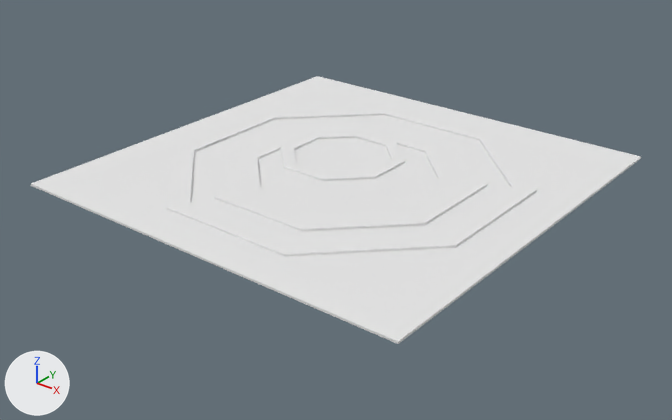
The OBJ model The_Dune_Project/Assets/Models/env/Modular Temple/Prop_Rug_Eclipse.obj, before and after one commit.
Rendered twice from a camera (50 mm lens) standing at (1.215, -1.555, 0.857) and looking at (0.007, -0.046, -0.078). Every picture has the same lights, and +X, +Y and +Z are marked at lower left. Where no turn or scale is listed for an object, it has been applied to the vertices.

The older version as bpy lines, for what is in view:
```python
mat_blue_fabric_1 = principled_material('Blue_Fabric_1')
mat_blue_fabric_1.base_color = (0.8, 0.8, 0.8)  # white #e7e7e7
mat_blue_fabric_1.roughness = 1.0
me_object1 = bpy.data.meshes.new('object1')
me_object1.from_pydata(...)  # 114 vertices, 224 faces; spans x -0.5..0.5, y -0.5..0.5, z 0.0..0.01
# faces by material slot: [170, 54]
me_object1.materials.append(mat_blue_fabric_1)  # white #e7e7e7
me_object1.materials.append(mat_blue_fabric_3)  # white #e7e7e7
ob_object1 = bpy.data.objects.new('object1', me_object1)
ob_object1.location = (0.0, 0.0, 0.0)
```
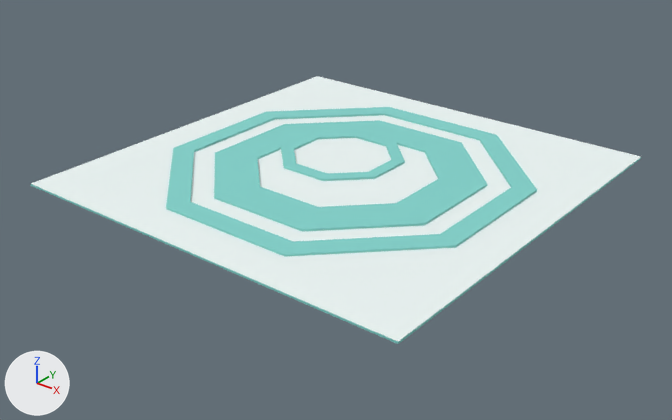
Boxes (x1, y1, x2, y2) around the edits, measured in the pictures (672 x 420 px):
'object1', recoloured: (31, 76, 641, 344) in both

Diff of the bpy script that builds the scene:
```diff
--- a/The_Dune_Project/Assets/Models/env/Modular Temple/Prop_Rug_Eclipse.obj.py
+++ b/The_Dune_Project/Assets/Models/env/Modular Temple/Prop_Rug_Eclipse.obj.py
@@ mat_blue_fabric_1 @@
 mat_blue_fabric_1 = principled_material('Blue_Fabric_1')
-mat_blue_fabric_1.base_color = (0.8, 0.8, 0.8)  # white #e7e7e7
+mat_blue_fabric_1.base_color = (0.228, 0.647, 0.6)  # cyan #83d2cb
 mat_blue_fabric_1.roughness = 1.0
```
